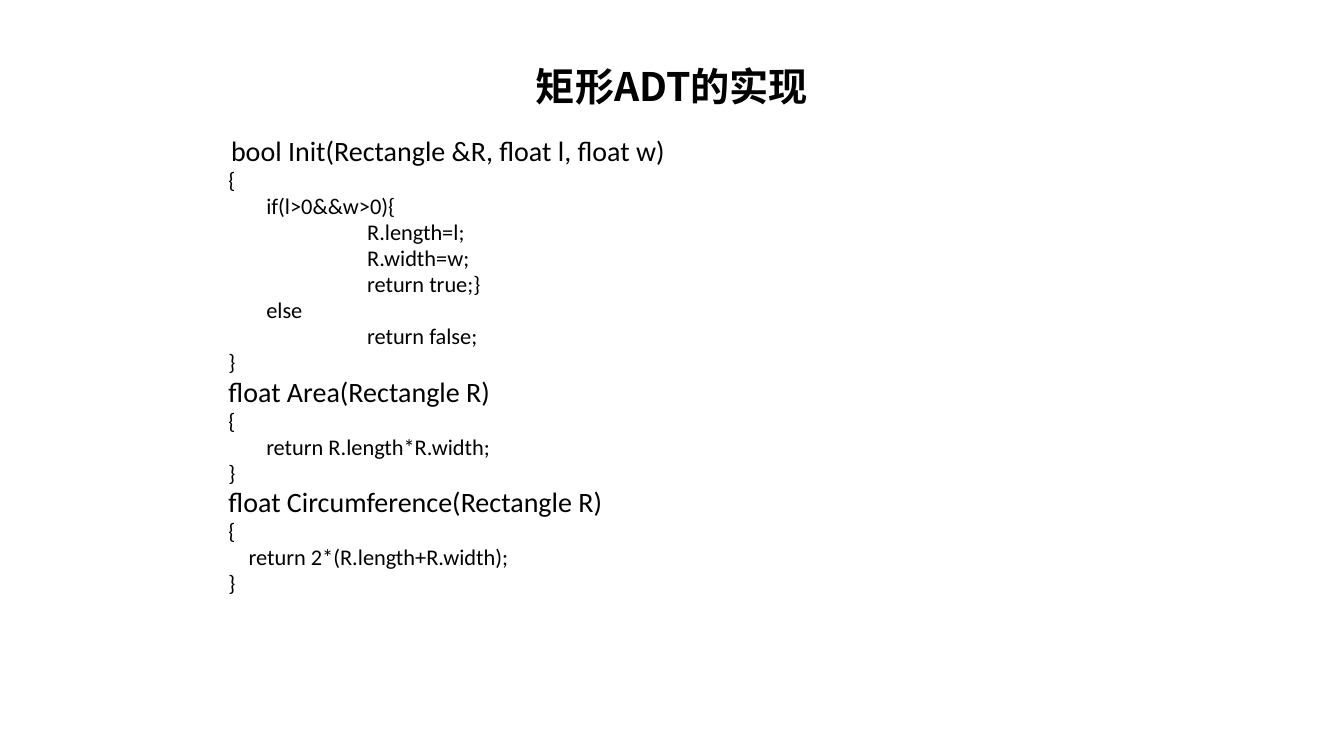
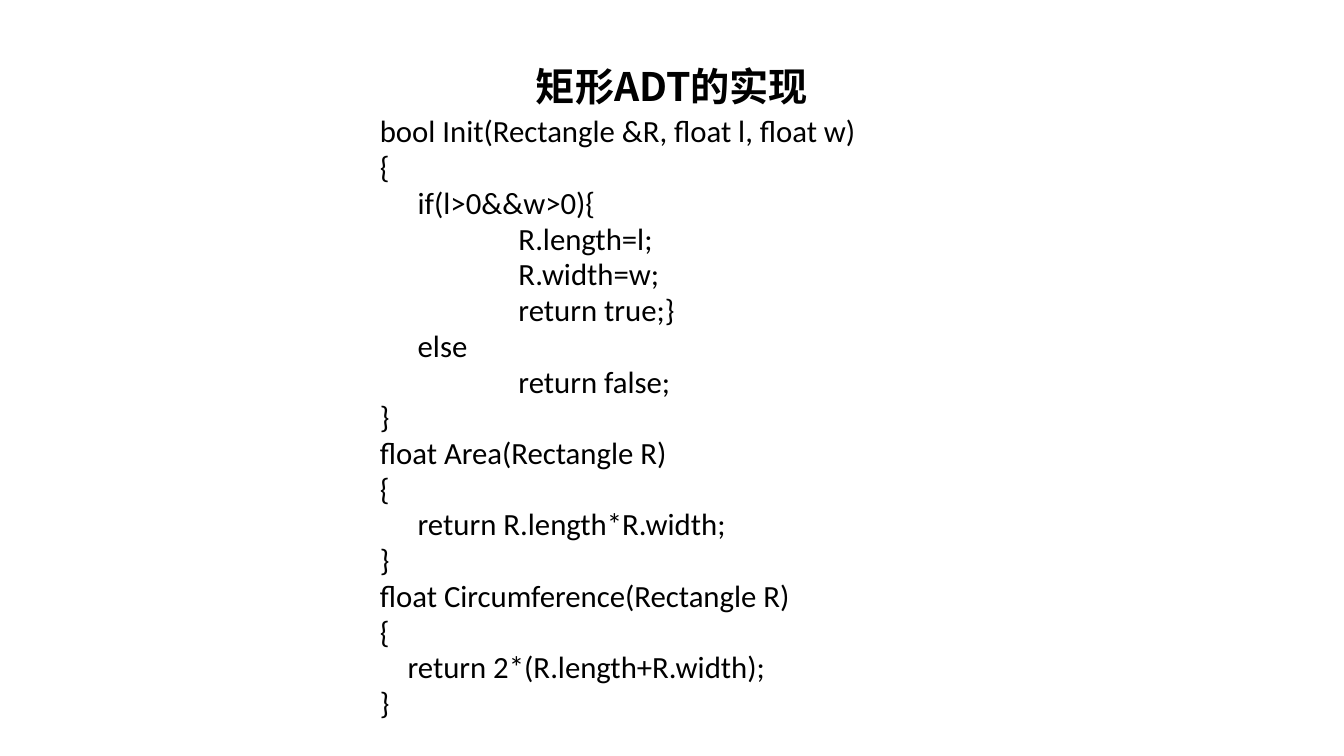
Before and after one commit to Gempittance/Data_Structur_Build, a slide deck: slide 30 of 数据结构PPT/ds1.pptx. Drawn at 1344x756 pixels with LibreOffice and Linux fonts; fonts in the diff are those of the drawing. Boxes give left, top, right and bottom in pixels: in the first picture for what was removed or moved away, otherwise in the second. Text is boxed around its words. In the diff, an @@ line names an element or a change of style, - is before the commit and + after.

```diff
--- a/数据结构PPT/ds1.pptx
+++ b/数据结构PPT/ds1.pptx
@@ text "bool Init(Rectangle &R, float l, ...": place and size @@
-text "bool Init(Rectangle &R, float l, ..." at (228,140,665,569)
+text "bool Init(Rectangle &R, float l, ..." at (380,119,855,684)
@@ text "bool Init(Rectangle &R, float l, ..." at (380,119,855,684): size 20 to 22 pt in "bool Init(Rectangle &R, float l, float w)", "float Area(Rectangle R)", "float Circumference(Rectangle R)"; size 16 to 22 pt in "{", "if(l>0&&w>0){", "R.length=l;", "R.width=w;" and 10 more places; more space between paragraphs @@
```
Also in this commit, not shown: 9 other slides changed, 1 slide added.
